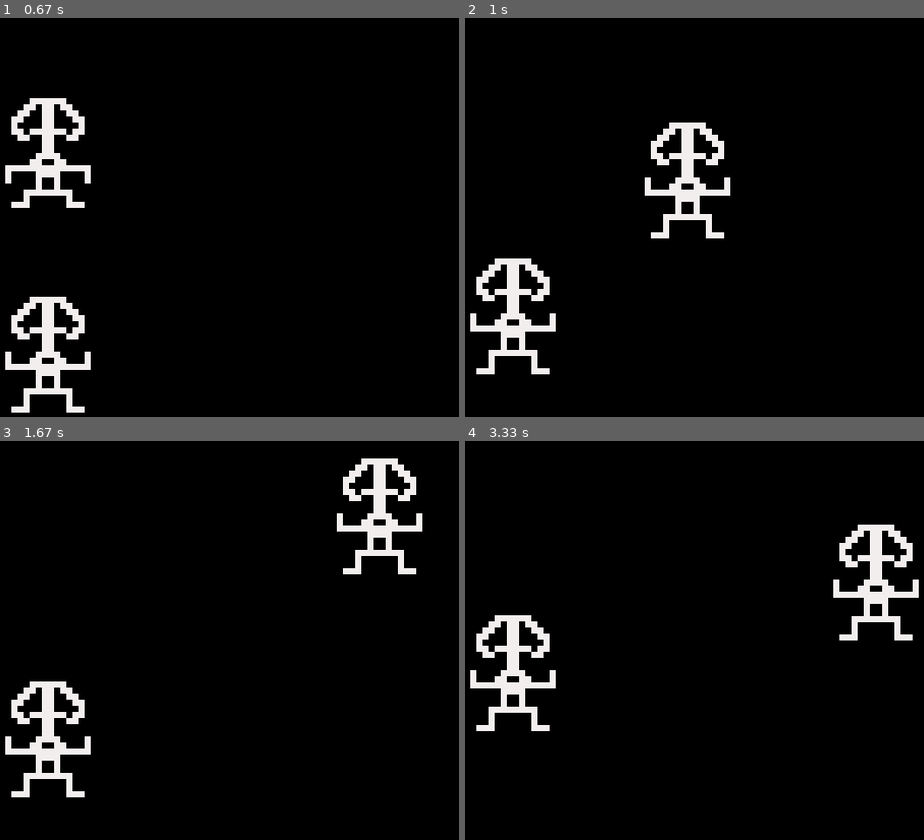
Above: before the commit, frames 1-4 (two rows, left to right).
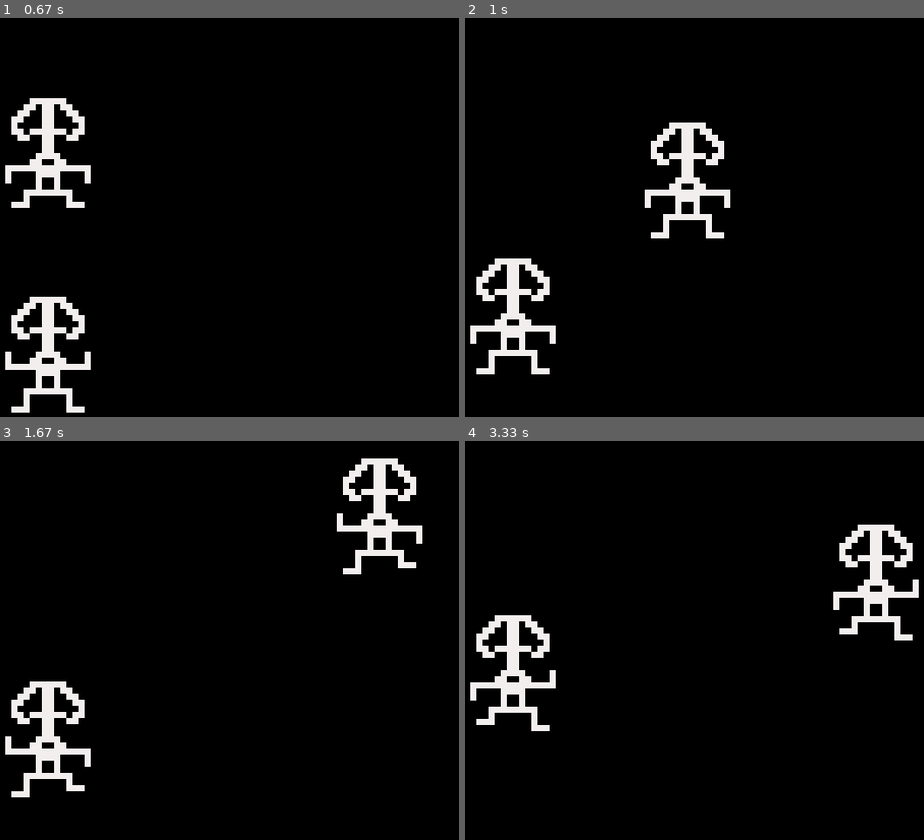
Above: after the commit, the same moments.

Repository: aily9661/Coding.Foundations
Game: pygame game, started from Objects/pygameSpritesPC07/spriteAnimation.py
The game is run twice, just before and just after one commit, with the same random seed, the same clock (stepped at 60 frames per second) and the same inputs.
Inputs:
- Up to frame 1 (0.67 s): tap J at 0.33 s
- Up to frame 2 (1 s): hold Right from 0.67 s (still down)
- Up to frame 3 (1.67 s): release Right at 1.13 s; hold Up 1.17-1.47 s; hold Right from 1.5 s (still down)
- Up to frame 4 (3.33 s): release Right at 1.97 s; hold Left 2-2.53 s; hold Down 2.57-2.87 s; hold Left 2.9-3.3 s

Frame 1 is identical in both runs. In frame 2, 0.3% of the frame differs, in the area x 1-58%, y 39-82%; in frame 3, 0.4%, in the area x 14-93%, y 18-90%; in frame 4, 0.4%.

Commit message:
Update spriteAnimation.py

Diff:
--- a/Objects/pygameSpritesPC07/spriteAnimation.py
+++ b/Objects/pygameSpritesPC07/spriteAnimation.py
@@ -87,13 +87,13 @@
         if self.is_jumping:
             self.current_jumpSprite += 0.25
 
-        if self.current_jumpSprite >= len(self.jumpSprites):
-            self.current_jumpSprite = 0
-            self.is_jumping = False
-
-        #set self.image which is what is drawn when the moving_sprites.draw(screen)
-        #call is made below in the main while loop.
-        self.image = self.jumpSprites[int(self.current_jumpSprite)]
+            if self.current_jumpSprite >= len(self.jumpSprites):
+                self.current_jumpSprite = 0
+                self.is_jumping = False
+
+            #set self.image which is what is drawn when the moving_sprites.draw(screen)
+            #call is made below in the main while loop.
+            self.image = self.jumpSprites[int(self.current_jumpSprite)]
 
     #When any of the arrow keys are pressed (direction != 0 below in the main loop)
     #we set self.is_animating to True
